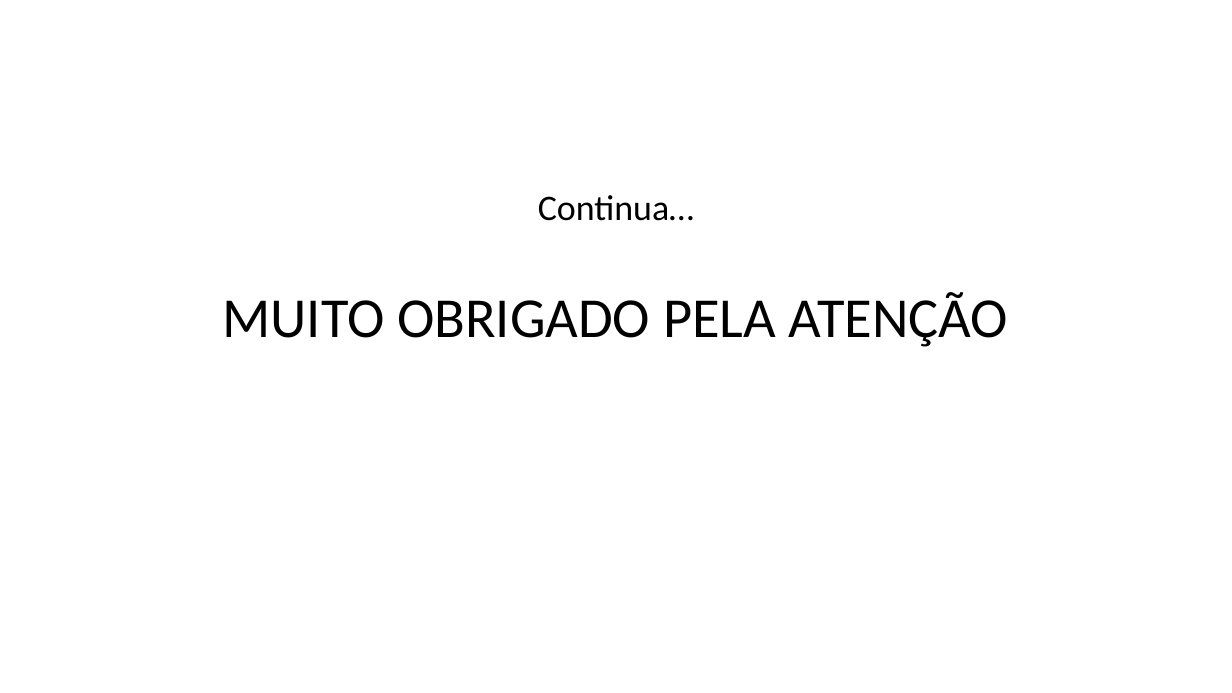
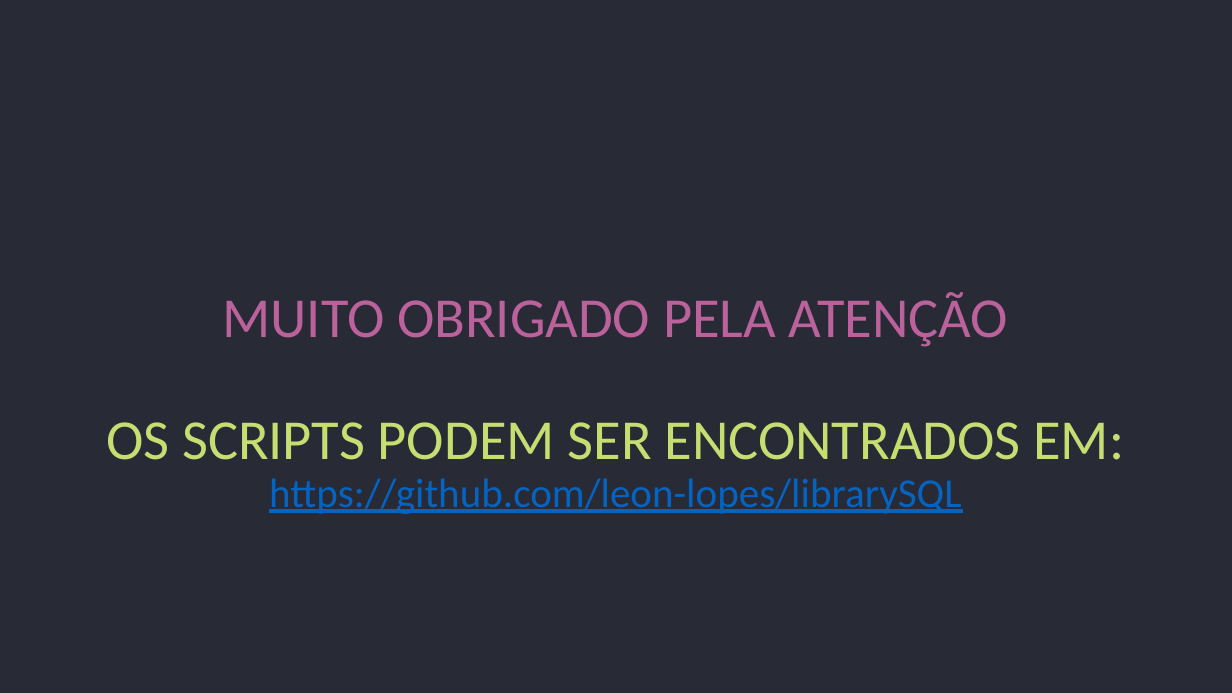
Before and after one commit to rpatricio-souza/Programacao_de_Banco_de_Dados, a slide deck: slide 21 of Projeto/Juliana.pptx (slide 7 before the commit). Drawn at 1232x693 pixels with LibreOffice and Linux fonts; fonts in the diff are those of the drawing; background and template pictures are left out. Boxes give left, top, right and bottom in pixels: in the first picture for what was removed or moved away, otherwise in the second. Text is boxed around its words. In the diff, an @@ line names an element or a change of style, - is before the commit and + after.

```diff
--- a/Projeto/Juliana.pptx
+++ b/Projeto/Juliana.pptx
@@ background picture (left out) to #282A36 @@
@@ text at <box>106,292,1124,514</box>: text changed; text colour #000000 to #0563C1 @@
-Continua…
-MUITO OBRIGADO PELA ATENÇÃO
+MUITO OBRIGADO PELA ATENÇÃO
+OS SCRIPTS PODEM SER ENCONTRADOS EM:
+https://github.com/leon-lopes/librarySQL
```
Also in this commit, not shown: 5 other slides changed, 15 slides added, 1 slide removed, 9 other files.
